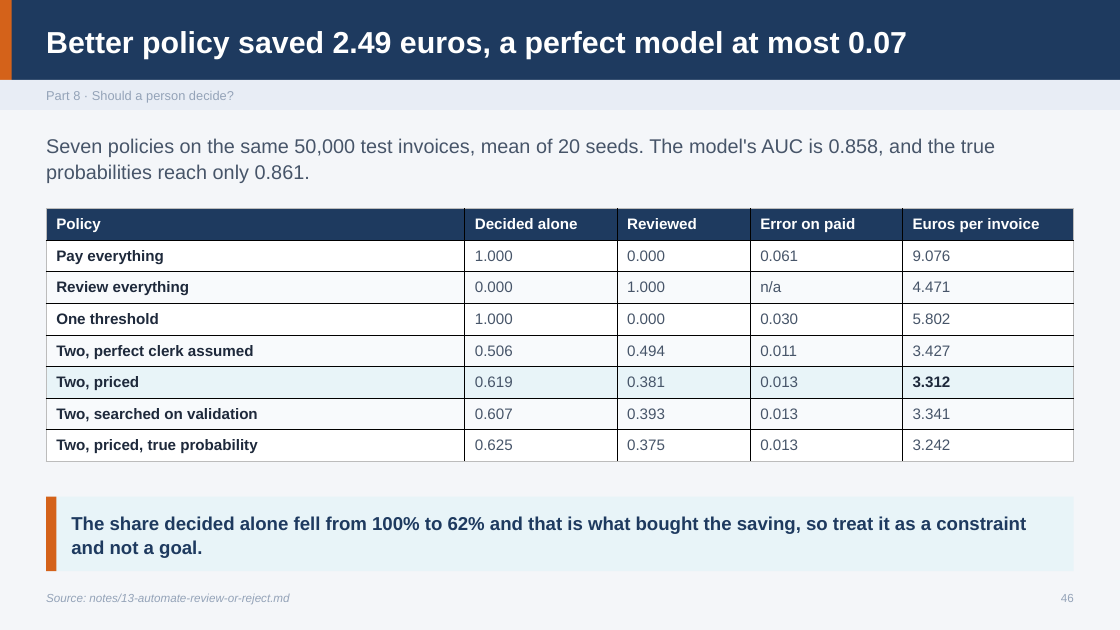
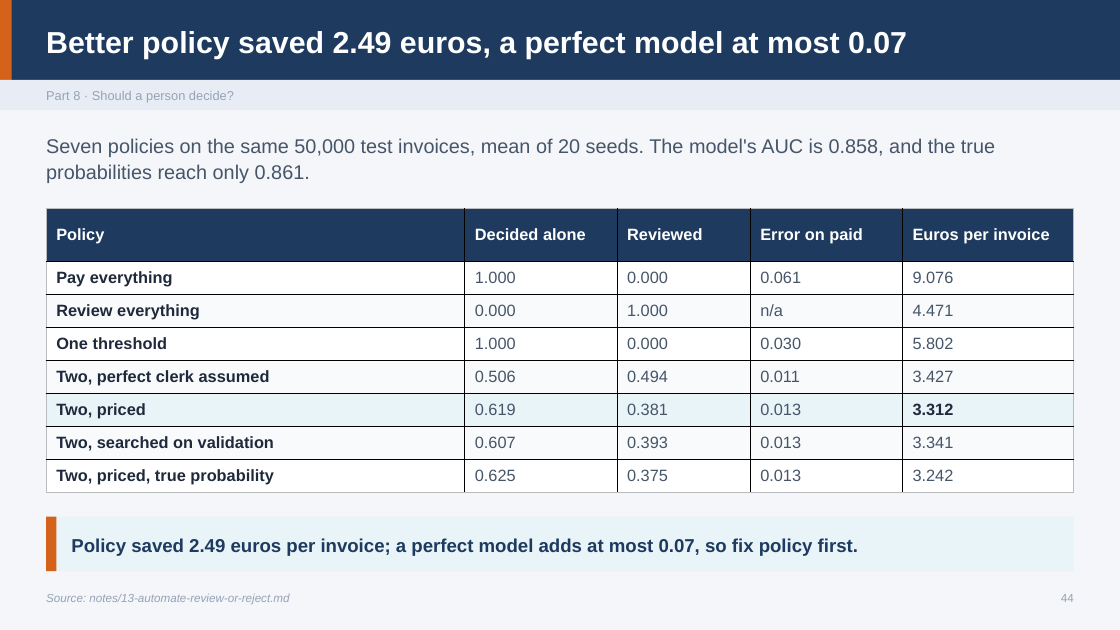
Before and after one commit to ramseywise/learn-ai-engineering, a slide deck: slide 44 of data-science/01-classical-ml/slides/classical-ml.pptx (slide 46 before the commit). Drawn at 1120x630 pixels with LibreOffice and Linux fonts; fonts in the diff are those of the drawing. Boxes give left, top, right and bottom in pixels: in the first picture for what was removed or moved away, otherwise in the second. Text is boxed around its words. In the diff, an @@ line names an element or a change of style, - is before the commit and + after.

```diff
--- a/data-science/01-classical-ml/slides/classical-ml.pptx
+++ b/data-science/01-classical-ml/slides/classical-ml.pptx
@@ table at box(46, 208, 1074, 492) @@
@@ size 13 to 14 pt @@
@@ rectangle: place and size @@
-rectangle at box(46, 497, 1074, 571)
+rectangle at box(46, 517, 1074, 571)
@@ rectangle: place and size @@
-rectangle at box(46, 497, 56, 571)
+rectangle at box(46, 517, 56, 571)
@@ text at box(71, 538, 858, 556): text changed @@
-The share decided alone fell from 100% to 62% and that is what bought the saving, so treat it as a constraint and not a goal.
+Policy saved 2.49 euros per invoice; a perfect model adds at most 0.07, so fix policy first.
@@ text at box(1061, 594, 1074, 602): text changed @@
-46
+44
```
Also in this commit, not shown: 42 other slides changed, 1 slide added, 2 slides removed, 36 other files.
